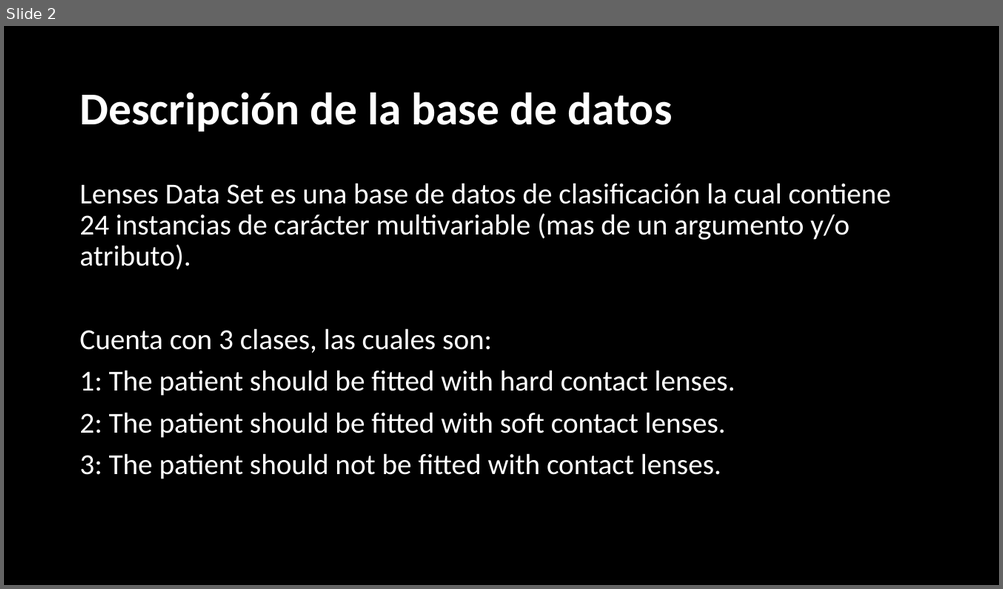
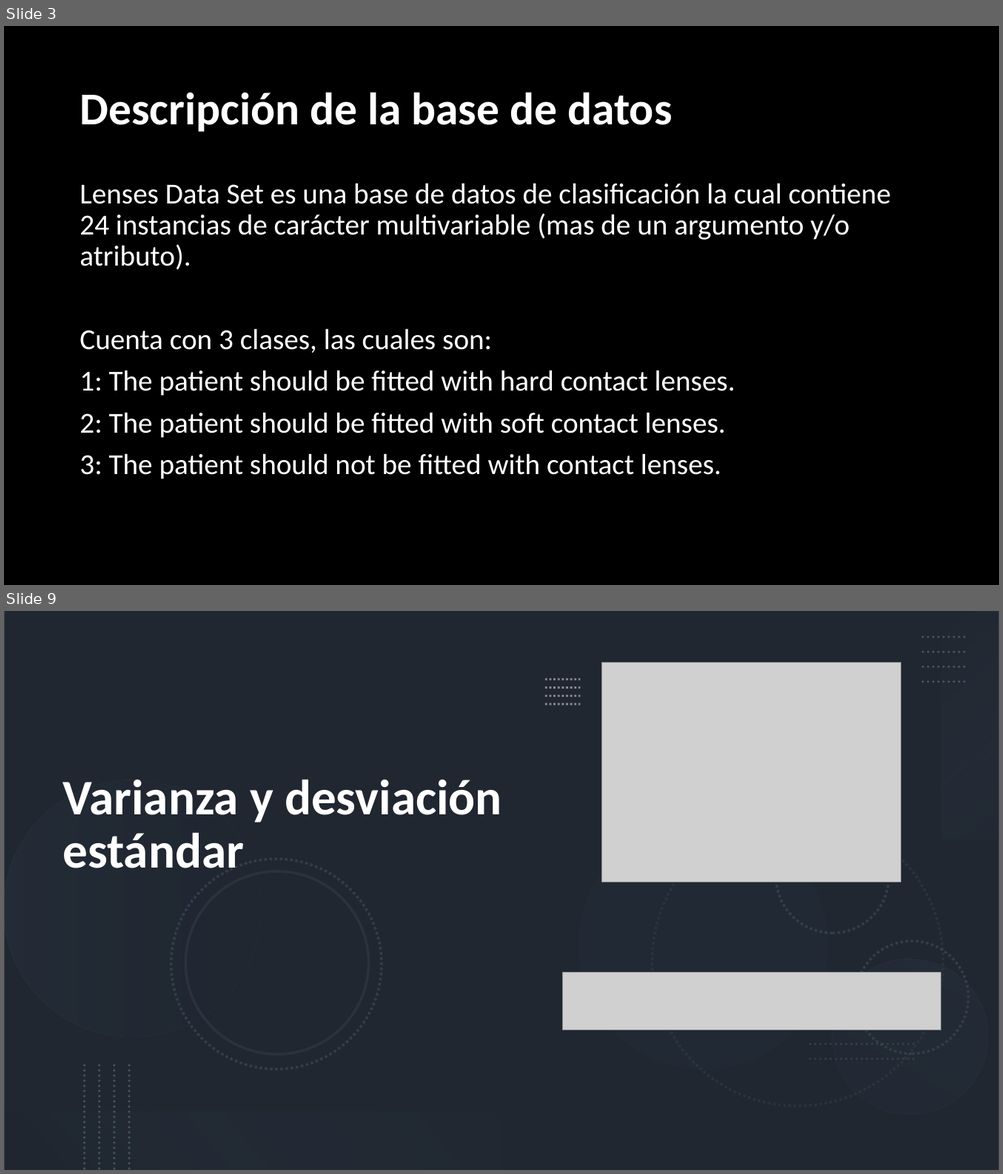
Before and after one commit to JuanAguilarDev/Data-mining-project, a slide deck: Plantilla Exposición.pptx. Shown one above the other, each under a label of ours: slide 2 before the commit, slides 3 and 9 after it; the slides between them are not shown. The pictures are 1003x589 and 1003x1174 pixels, drawn with LibreOffice and Linux fonts; fonts in the diff are those of the drawing; grey boxes stand for pictures; background and template pictures are left out. Boxes give left, top, right and bottom in pixels: in the first picture for what was removed or moved away, otherwise in the second. Text is boxed around its words. In the diff, an @@ line names an element or a change of style, - is before the commit and + after.

```diff
--- a/Plantilla Exposición.pptx
+++ b/Plantilla Exposición.pptx
@@ slide 9 added at (4, 611, 999, 1170), background #FFFFFF @@
@@ rectangle added at (4, 611, 999, 1170), fill #44546A @@
@@ rectangle added at (4, 611, 999, 1170), fill #000000 at 53% opacity @@
@@ rectangle added at (941, 611, 999, 840), fill gradient #ADB9CA to #333F50 @@
@@ picture added at (602, 663, 901, 882) @@
@@ group added at (545, 680, 580, 704): 4 lines @@
@@ group added at (922, 637, 967, 682): 4 lines @@
@@ title added at (62, 780, 502, 869), 48 pt, text #FFFFFF, bold @@
+Varianza y desviación estándar
@@ ellipse added at (533, 774, 874, 1116), fill #333F50 at 10% opacity @@
@@ ellipse added at (777, 820, 889, 934), outline #222A35 2.5 pt dashed @@
@@ group added at (4, 780, 999, 1143): 6 ellipses @@
@@ picture added at (563, 972, 941, 1030) @@
@@ line added from (810, 1030) to (915, 1030), #222A35 2.5 pt dashed @@
@@ line added from (810, 1045) to (915, 1045), #222A35 2.5 pt dashed @@
@@ group added at (85, 1065, 129, 1170): 4 lines @@
@@ line added from (810, 1059) to (915, 1059), #222A35 2.5 pt dashed @@
@@ rectangle added at (4, 1113, 502, 1170), fill gradient #222A35 to #8497B0 @@
@@ what was slide 2 is now slide 3 @@
```
Also in this commit, not shown: 5 slides changed, 14 other slides added, 4 slides removed.
